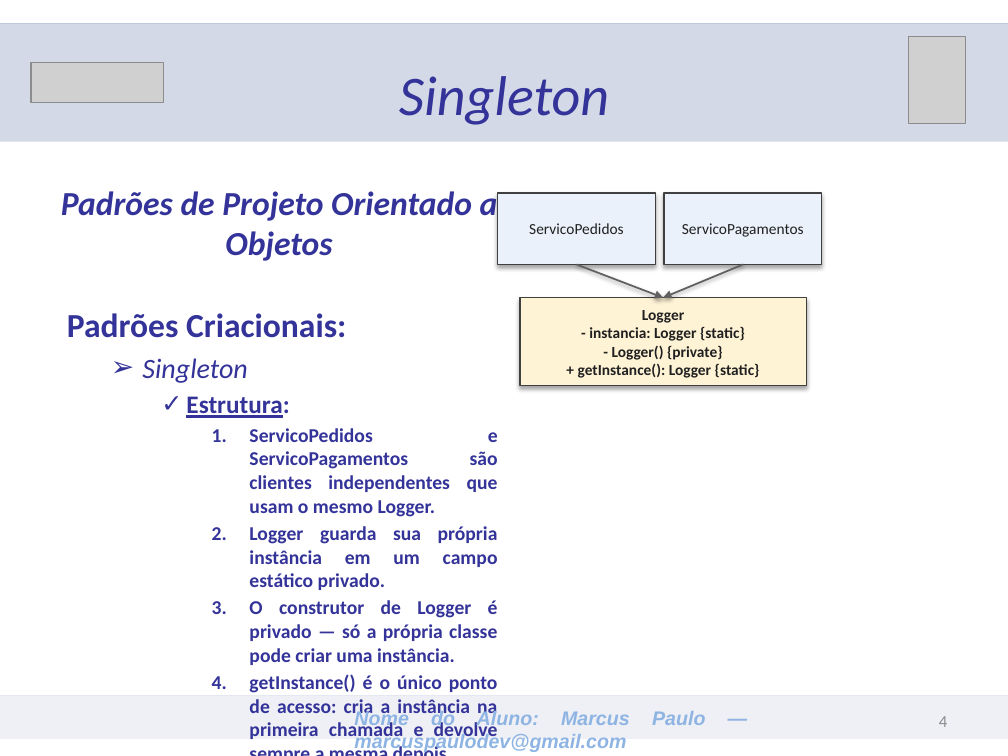
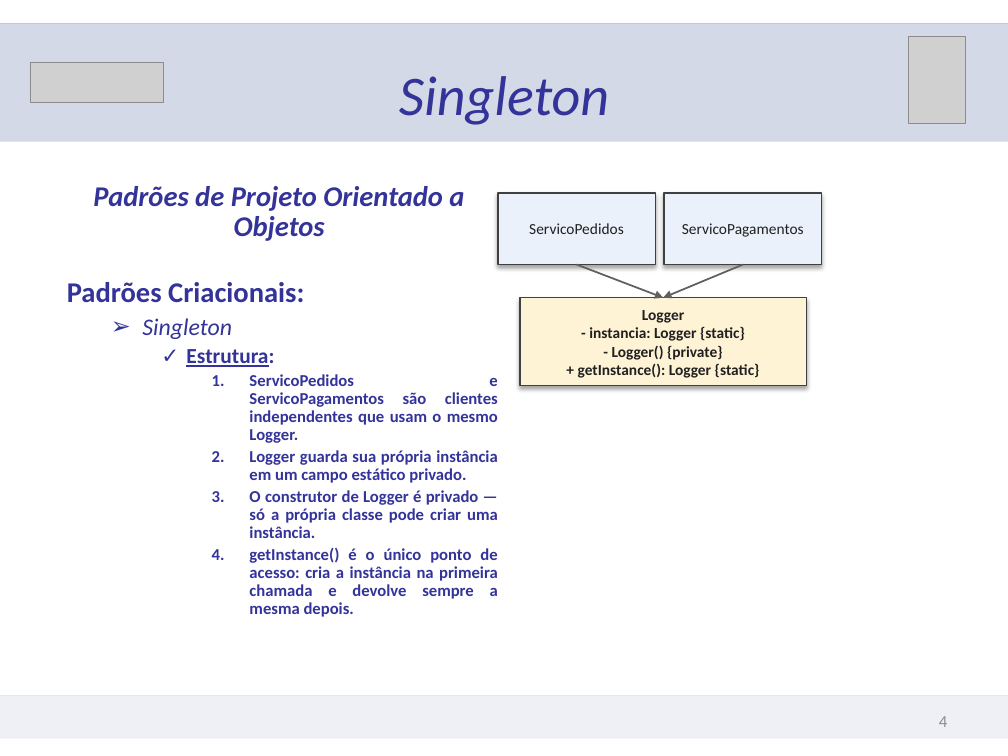
Before and after one commit to marcuspaulodev/lab_poo, a slide deck: slide 4 of singleton/apresentacao/Singleton_-_Apresentacao.pptx. Drawn at 1008x756 pixels with LibreOffice and Linux fonts; fonts in the diff are those of the drawing; grey boxes stand for pictures. Boxes give left, top, right and bottom in pixels: in the first picture for what was removed or moved away, otherwise in the second. Text is boxed around its words. In the diff, an @@ line names an element or a change of style, - is before the commit and + after.

```diff
--- a/singleton/apresentacao/Singleton_-_Apresentacao.pptx
+++ b/singleton/apresentacao/Singleton_-_Apresentacao.pptx
@@ text "Padrões de Projeto Orientado a ..." at [67,186,498,617]: size 24 to 20.4 pt in "Padrões de Projeto Orientado a Objetos", "Padrões Criacionais:"; size 20 to 17 pt in "Singleton"; size 18 to 15.3 pt in "Estrutura:"; size 14 to 11.9 pt in "ServicoPedidos e ServicoPagamentos são clientes independente ...", "Logger guarda sua própria instância em um ...", "O construtor de Logger é privado — ...", "getInstance() é o único ponto de acesso: ..."; line spacing 1 to 0.9 @@
@@ text removed at [354,710,630,753] @@
-Nome do Aluno: Marcus Paulo — marcuspaulodev@gmail.com
```
Also in this commit, not shown: 6 other slides changed, 1 other file.
